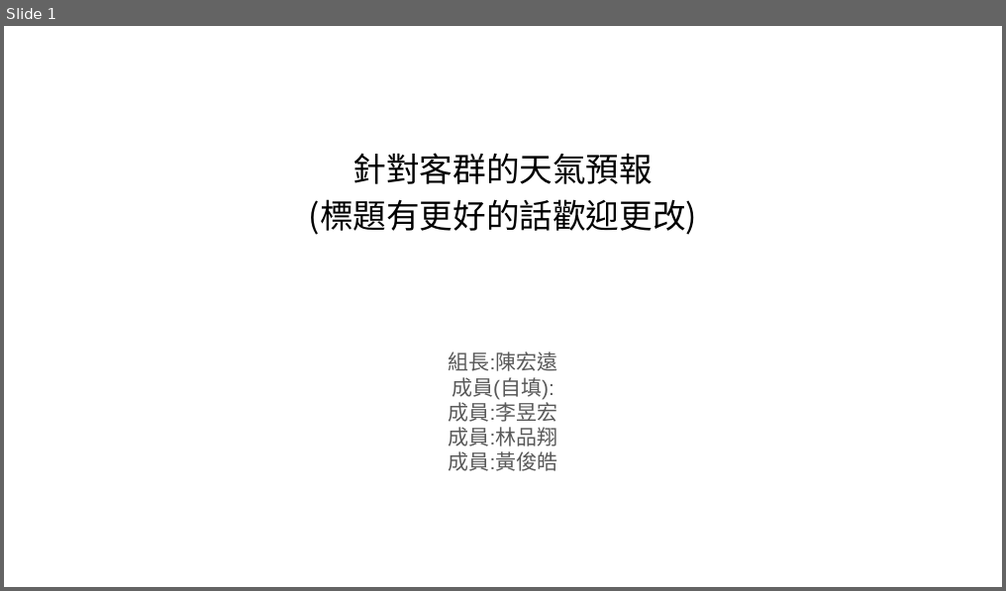
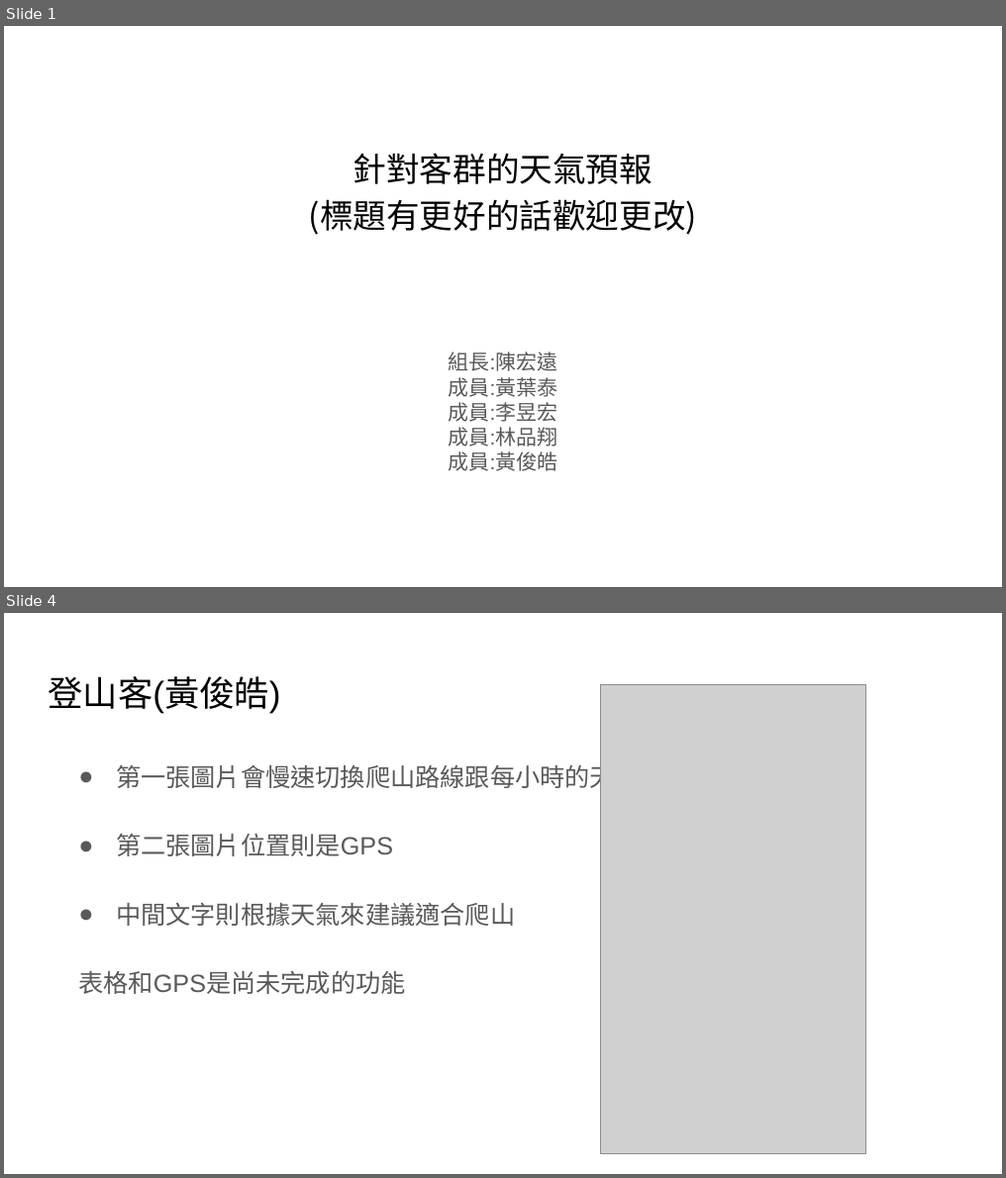
Before and after one commit to victor881212/weatherapp, a slide deck: 期中第六組.pptx. Shown one above the other, each under a label of ours: slide 1 before the commit, slides 1 and 4 after it; the slides between them are not shown. The pictures are 1006x591 and 1006x1178 pixels, drawn with LibreOffice and Linux fonts; fonts in the diff are those of the drawing; grey boxes stand for pictures. Boxes give left, top, right and bottom in pixels: in the first picture for what was removed or moved away, otherwise in the second. Text is boxed around its words. In the diff, an @@ line names an element or a change of style, - is before the commit and + after.

```diff
--- a/期中第六組.pptx
+++ b/期中第六組.pptx
@@ slide 4 added at [4,613,1002,1174], background #FFFFFF @@
@@ title added at [48,676,280,714], 25.2 pt, text #000000 @@
+登山客(黃俊皓)
@@ picture added at [601,685,866,1155] @@
@@ text added at [78,761,690,994], 18 pt, text #595959 @@
+● 第一張圖片會慢速切換爬山路線跟每小時的天氣預報
+● 第二張圖片位置則是GPS
+● 中間文字則根據天氣來建議適合爬山
+表格和GPS是尚未完成的功能
@@ slide 1 changed as well @@
@@ subtitle at [449,377,558,397]: text changed @@
-成員(自填):
+成員:黃葉泰
```
Also in this commit, not shown: 6 other slides added, 1 slide removed, 2 other files.
